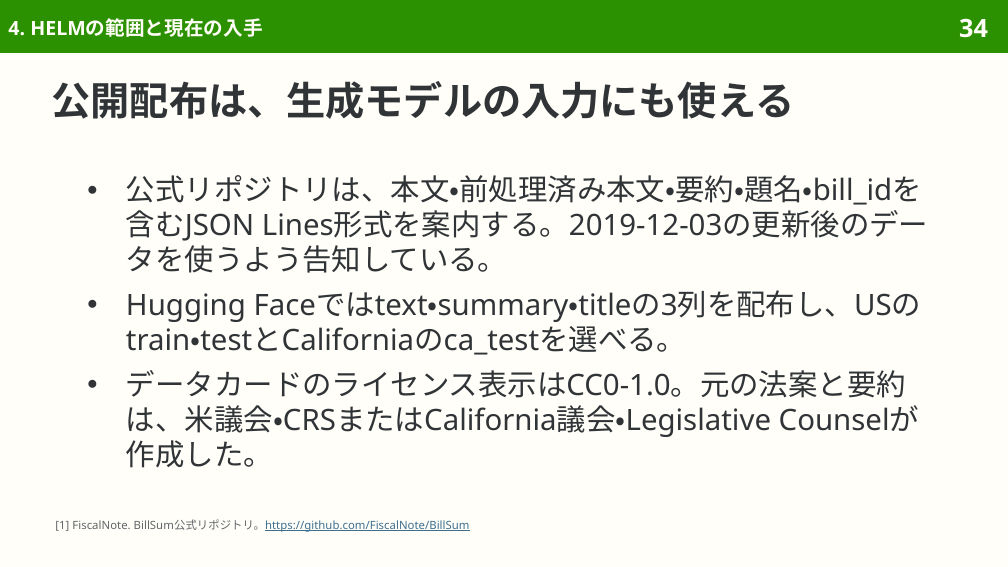
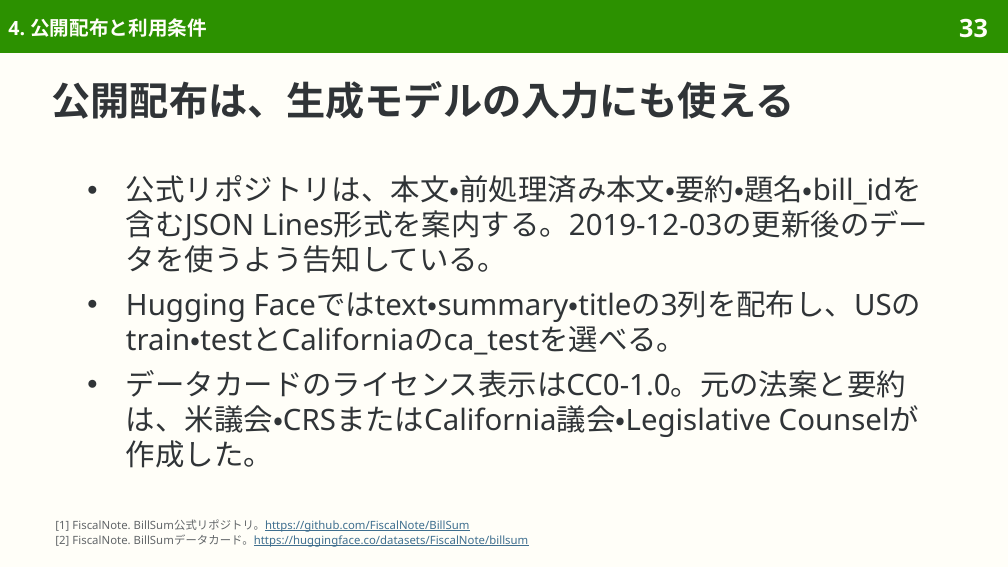
Before and after one commit to sasakiy84/datasets-in-10-minutes, a slide deck: slide 33 of slides/datasets-in-10-minutes-billsum.pptx (slide 34 before the commit). Drawn at 1008x567 pixels with LibreOffice and Linux fonts; fonts in the diff are those of the drawing. Boxes give left, top, right and bottom in pixels: in the first picture for what was removed or moved away, otherwise in the second. Text is boxed around its words. In the diff, an @@ line names an element or a change of style, - is before the commit and + after.

Commit message:
Center BillSum on legislative summaries and cross-legislature evaluation

```diff
--- a/slides/datasets-in-10-minutes-billsum.pptx
+++ b/slides/datasets-in-10-minutes-billsum.pptx
@@ title at [8,18,207,37]: text changed @@
-4. HELMの範囲と現在の入手
+4. 公開配布と利用条件
@@ page number at [959,18,988,38]: text changed @@
-34
+33
@@ text at [55,535,529,547]: paragraph added @@
+[2] FiscalNote. BillSumデータカード。https://huggingface.co/datasets/FiscalNote/billsum
```
Also in this commit, not shown: 11 other slides changed, 5 slides removed, 48 other files.
